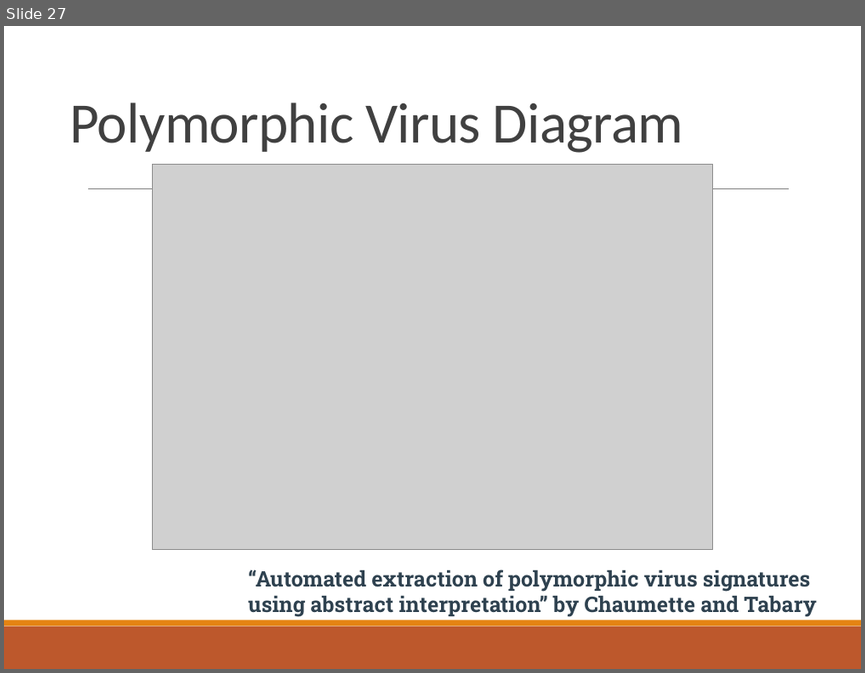
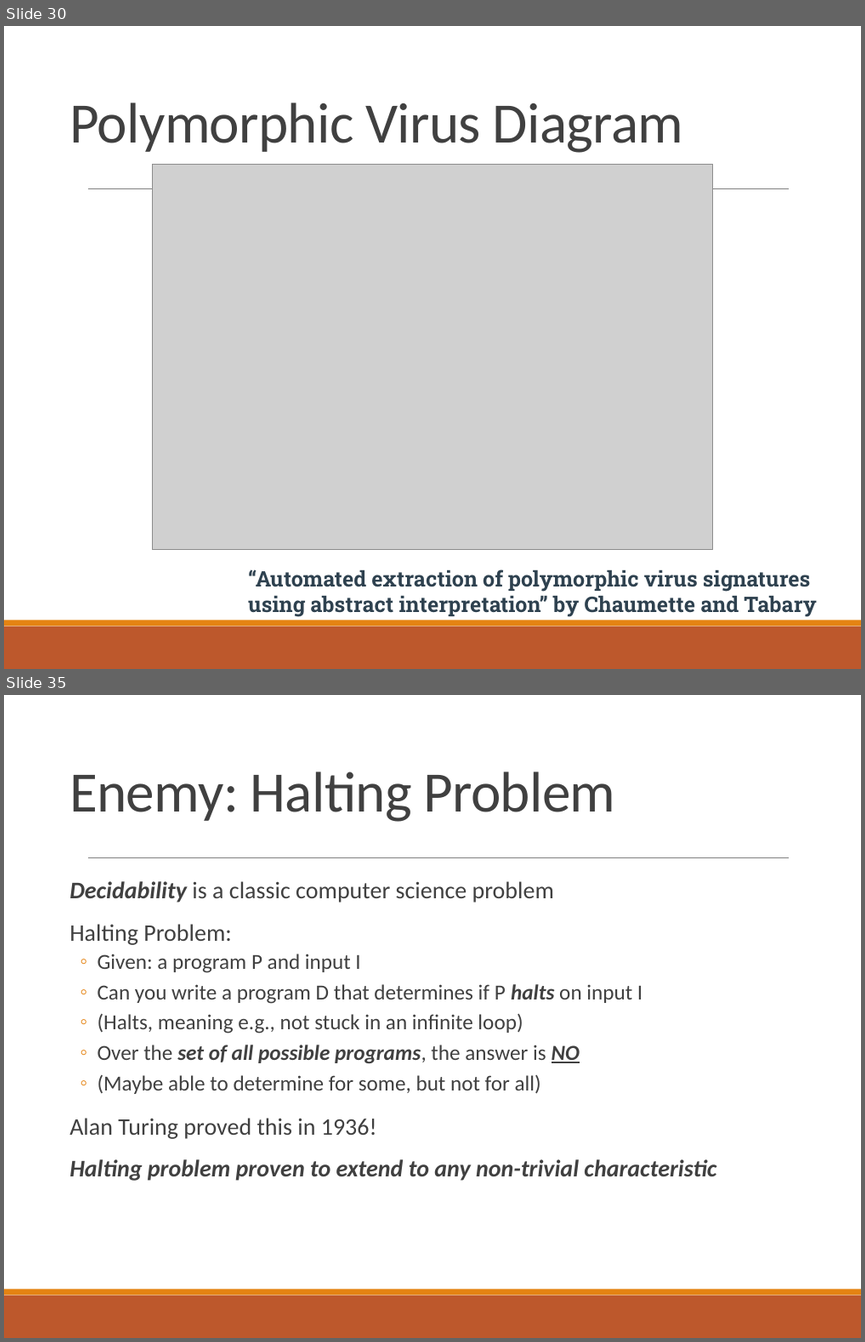
Before and after one commit to CrimsonVista/UTAustin-Courses, a slide deck: 2020fa_cs361s/lectures/20201026_malicious_software.pptx. Shown one above the other, each under a label of ours: slide 27 before the commit, slides 30 and 35 after it; the slides between them are not shown. The pictures are 865x673 and 865x1342 pixels, drawn with LibreOffice and Linux fonts; fonts in the diff are those of the drawing; grey boxes stand for pictures. Boxes give left, top, right and bottom in pixels: in the first picture for what was removed or moved away, otherwise in the second. Text is boxed around its words. In the diff, an @@ line names an element or a change of style, - is before the commit and + after.

```diff
--- a/2020fa_cs361s/lectures/20201026_malicious_software.pptx
+++ b/2020fa_cs361s/lectures/20201026_malicious_software.pptx
@@ slide 35 added at <box>4,695,861,1338</box>, background #FFFFFF; not listed: 3 template elements that a slide beside it also shows @@
@@ title added at <box>69,771,615,822</box>, 48 pt, text #404040 @@
+Enemy: Halting Problem
@@ text added at <box>69,881,716,1180</box>, 18 pt, text #404040 @@
+  Decidability is a classic computer science problem
+  Halting Problem:
+  ◦ Given: a program P and input I
+  ◦ Can you write a program D that determines if P halts on input I
+  ◦ (Halts, meaning e.g., not stuck in an infinite loop)
+  ◦ Over the set of all possible programs, the answer is NO
+  ◦ (Maybe able to determine for some, but not for all)
+  Alan Turing proved this in 1936!
+  Halting problem proven to extend to any non-trivial characteristic
@@ what was slide 27 is now slide 30 @@
```
Also in this commit, not shown: 4 slides changed, 17 other slides added, 1 slide removed, 1 other file.
